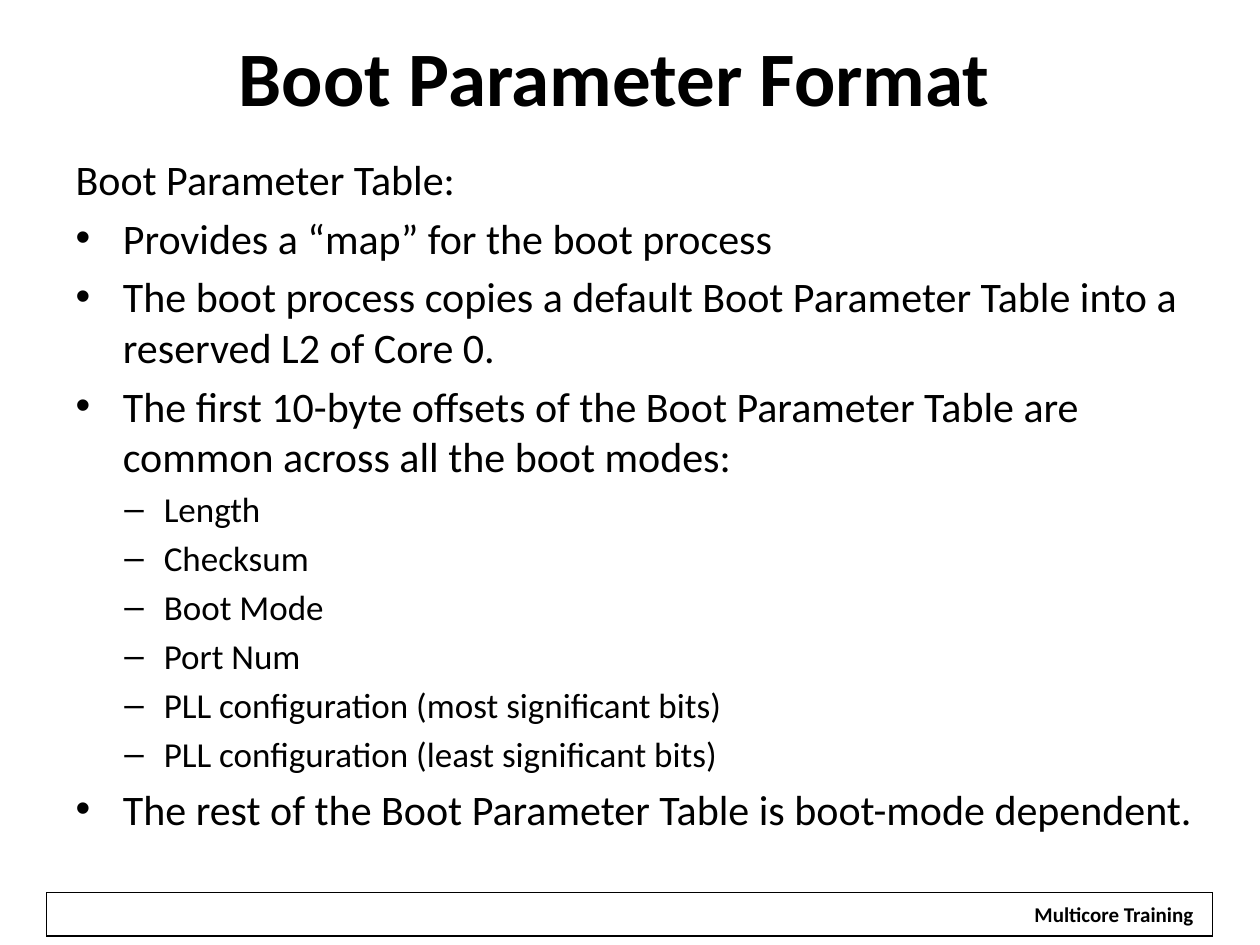
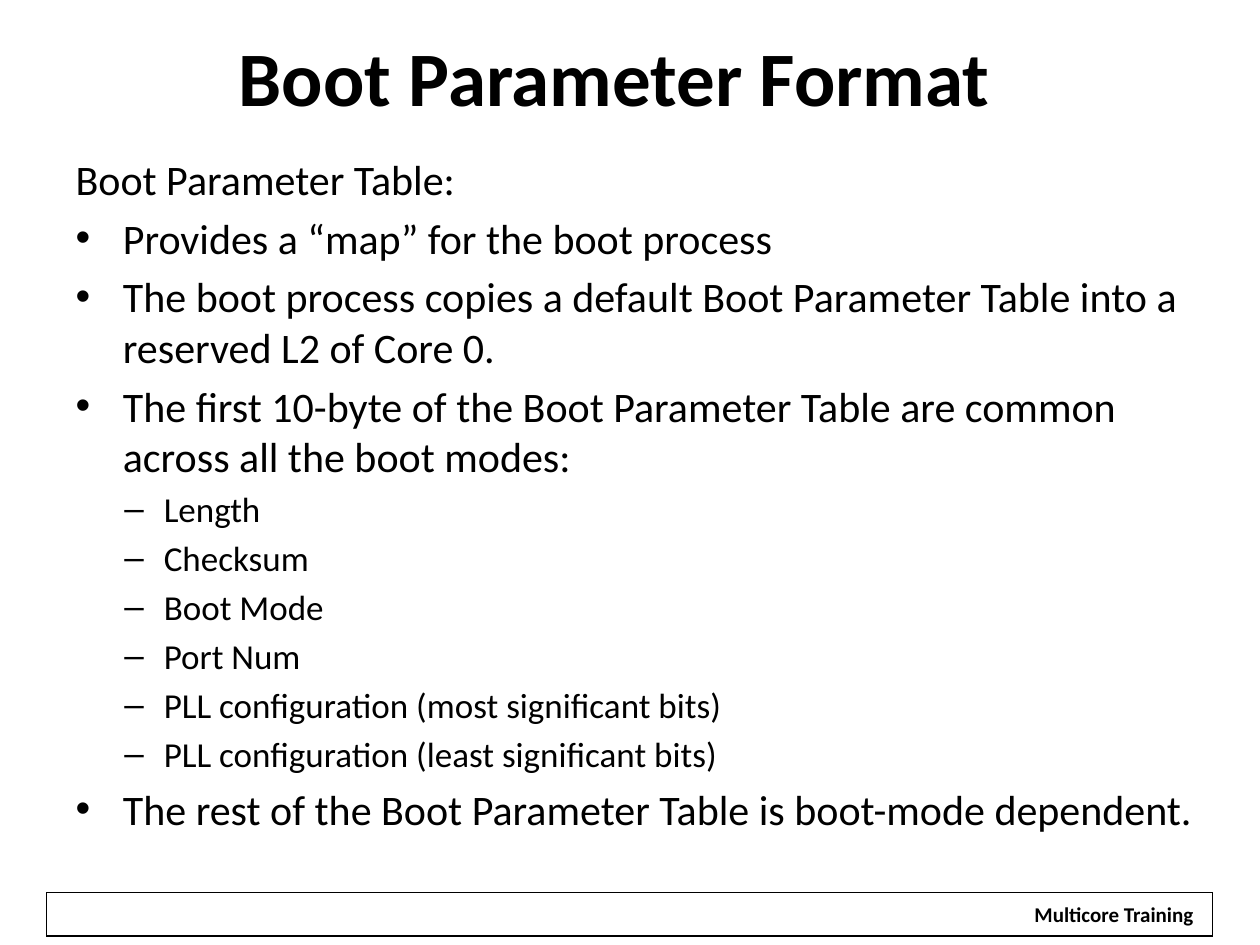
Before and after one commit to hari1989/keystone-workshop, a slide deck: slide 28 of preliminary/Working/presentations/KeyStone_2_ Bootloader_v2.pptx (slide 29 before the commit). Drawn at 1260x945 pixels with LibreOffice and Linux fonts; fonts in the diff are those of the drawing; background and template pictures are left out. Boxes give left, top, right and bottom in pixels: in the first picture for what was removed or moved away, otherwise in the second. Text is boxed around its words. In the diff, an @@ line names an element or a change of style, - is before the commit and + after.

```diff
--- a/preliminary/Working/presentations/KeyStone_2_ Bootloader_v2.pptx
+++ b/preliminary/Working/presentations/KeyStone_2_ Bootloader_v2.pptx
@@ text at <box>123,392,1116,473</box>: text changed @@
-• The first 10-byte offsets of the Boot Parameter Table are common across all the boot modes:
+• The first 10-byte of the Boot Parameter Table are common across all the boot modes:
```
Also in this commit, not shown: 13 other slides changed, 4 slides added, 17 slides removed.
